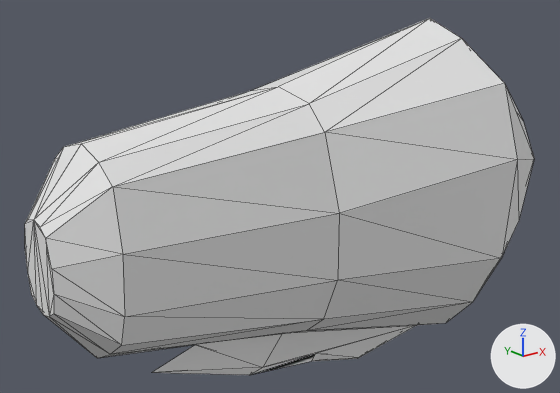
Two versions of the glTF model floppy_fish_godot/Objects/fish_mesh_tail3.glb, one commit apart.
The view is the same before and after, from a camera (50 mm lens) standing at (-0.2646, -0.101, 0.0431) and looking at (-0.1815, 0.0028, 0.0016). The axes (+X, +Y, +Z) are drawn at lower right. The lights are the same throughout. Mesh edges are drawn as thin lines. Vertices at the same position are counted once.

In view in the first picture: 'Tail3'.
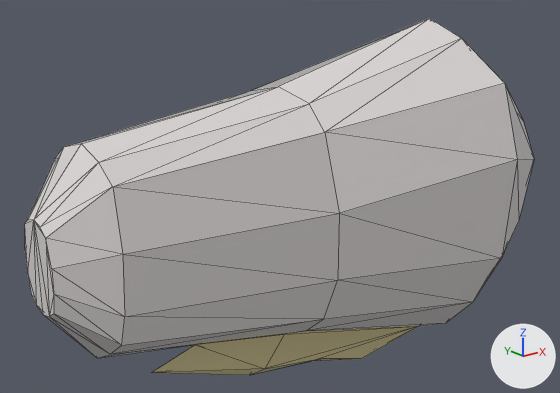
Edits to the bpy script that builds the scene:
```text
Add mat_fishmaterial:
    mat_fishmaterial = bpy.data.materials.new('FishMaterial')
    # nodes: BsdfPrincipled, Mix, OutputMaterial, VertexColor
    # colours: white #e7e7e7
Change me_cube_004:
    used by ob_tail3; location = (0.0, 0.0, 0.0)
    remove me_cube_004.from_pydata(...)  # 83 vertices, 163 faces; spans x -0.2275..-0.1324, y -0.0221..0.0221, z -0.036..0.0313
    add me_cube_004.from_pydata(...)  # 84 vertices, 164 faces; spans x -0.2275..-0.1324, y -0.0221..0.0221, z -0.036..0.0313
    me_cube_004 part 1
    1 vertex is removed from x -0.175, y 0.0, z -0.0309
    9 faces are deleted
    4 vertices in x -0.1883..-0.1471, y 0.0005..0.0012, z -0.0356..-0.0232 move by (0.0, 0.0006, 0.0)
    4 vertices in x -0.1883..-0.1471, y -0.0012..-0.0005, z -0.0356..-0.0232 move by (0.0, -0.0006, 0.0)
    2 vertices are added at (-0.175, 0.0013, -0.0315), (-0.175, -0.0013, -0.0315)
    10 new faces join them
    me_cube_004 part 2: 154 faces spanning x -0.2275..-0.1324, y -0.0221..0.0221, z -0.036..0.0313 switch from no material to mat_fishmaterial
```

Where the change shows, as pixel boxes [x1, y1, x2, y2] in the pictures (560 x 393 px; the box of a moved part takes in the faces that stretch with it):
part 1 of me_cube_004, moved or reshaped
    before: [116, 323, 442, 375]
    after: [116, 323, 444, 375]
part 2 of me_cube_004, recoloured
    both: [25, 18, 534, 355]
